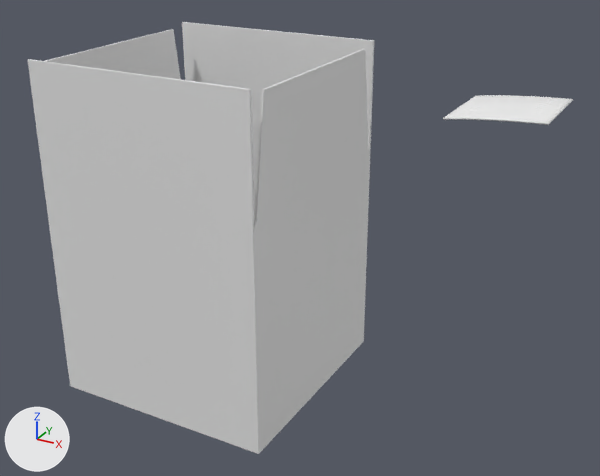
The Blender file Assets/Models/Box/Folding Box Packaging .blend as it was, and as the next commit left it.
Camera for both pictures: a camera (50 mm lens) standing at (3.9, -5.58, 3.26) and looking at (0.84, -0.03, 0.48). The lights are fixed; the arrows at lower left show +X, +Y and +Z. The older version comes first. Materials are left out; every surface is plain grey.

The scene before the commit, as lines of its bpy script (objects in view):
```python
ob_cube = bpy.data.objects.new('Cube', me_cube)
ob_cube.location = (0.0, 0.0, 0.0)
ob_nurbspath = bpy.data.objects.new('NurbsPath', cu_nurbspath)
ob_nurbspath.parent = ob_empty
ob_nurbspath.location = (-1.82, 0.0, 0.974)
ob_plane = bpy.data.objects.new('Plane', me_plane_001)
ob_plane.parent = ob_empty
ob_plane.location = (0.183, 0.0, 0.974)
ob_plane.scale = (0.35, 0.35, 0.35)
```
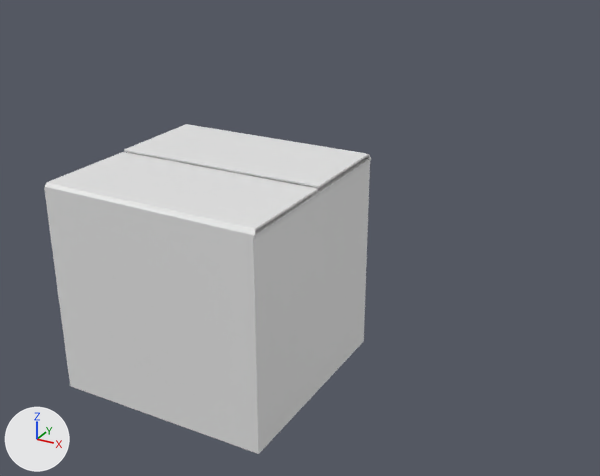
ob_nurbspath is not drawn itself; it is used by a modifier of ob_plane.

Changed parts and their boxes (x1, y1, x2, y2) in the pictures (600 x 476 px):
'Cube', reshaped (24% shorter): before (28, 22, 374, 454); after (45, 124, 371, 454)
'Plane', deleted: before (443, 95, 573, 125)

What changed in the scene script:
```text
Change me_cube:
    used by ob_cube; location = (0.0, 0.0, 0.0)
    remove me_cube.from_pydata(...)  # 28 vertices, 17 faces; spans x -1.0..1.0, y -1.0..1.0, z -1.0..1.96
    add me_cube.from_pydata(...)  # 216 vertices, 218 faces; spans x -1.0..1.01, y -1.0..1.0, z -1.0..0.96
    me_cube part 1
    18 vertices are removed from x -1.0..1.0, y -1.0..1.0, z 0.93..1.96
    17 faces are deleted
    187 vertices are added at x -1.0..1.01, y -1.0..1.0, z -1.0..0.96
    5 new vertices lie (-2.0, 0.0, 0.01) away from vertices in x 1.01, y -1.0..1.0, z 0.9..0.91
    6 new vertices lie (0.0, 0.95, -0.01) away from vertices in x -1.0..1.0, y -0.97, z 0.93..0.95
    8 new vertices lie (1.98, 0.0, 0.0) away from vertices in x -0.99, y -0.99..0.99, z -0.99..0.87
    218 new faces join them
Remove ob_plane:
    ob_plane = bpy.data.objects.new('Plane', me_plane_001)
    ob_plane.parent = ob_empty
    ob_plane.matrix_parent_inverse = Matrix(((0.74, 0.0, 0.0, 0.0), (0.0, 0.74, 0.0, 0.0), (0.0, 0.0, 0.74, 0.0184), (0.0, 0.0, 0.0, 1.0)))
    ob_plane.location = (0.183, 0.0, 0.974)
    ob_plane.scale = (0.35, 0.35, 0.35)
    _m = ob_plane.modifiers.new('Curve', 'CURVE')
    _m.object = ob_nurbspath
    _m = ob_plane.modifiers.new('Solidify', 'SOLIDIFY')
    _m.thickness = 0.03
Remove ob_nurbspath:
    ob_nurbspath = bpy.data.objects.new('NurbsPath', cu_nurbspath)
    ob_nurbspath.parent = ob_empty
    ob_nurbspath.matrix_parent_inverse = Matrix(((0.74, 0.0, 0.0, 0.0), (0.0, 0.74, 0.0, 0.0), (0.0, 0.0, 0.74, 0.0184), (0.0, 0.0, 0.0, 1.0)))
    ob_nurbspath.location = (-1.82, 0.0, 0.974)
```
